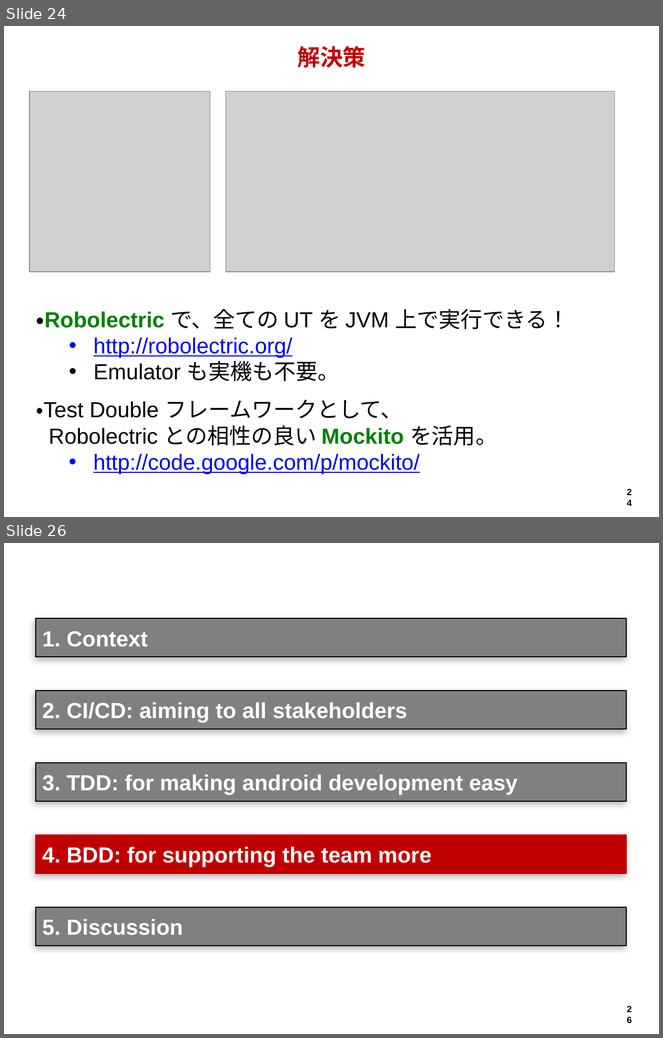
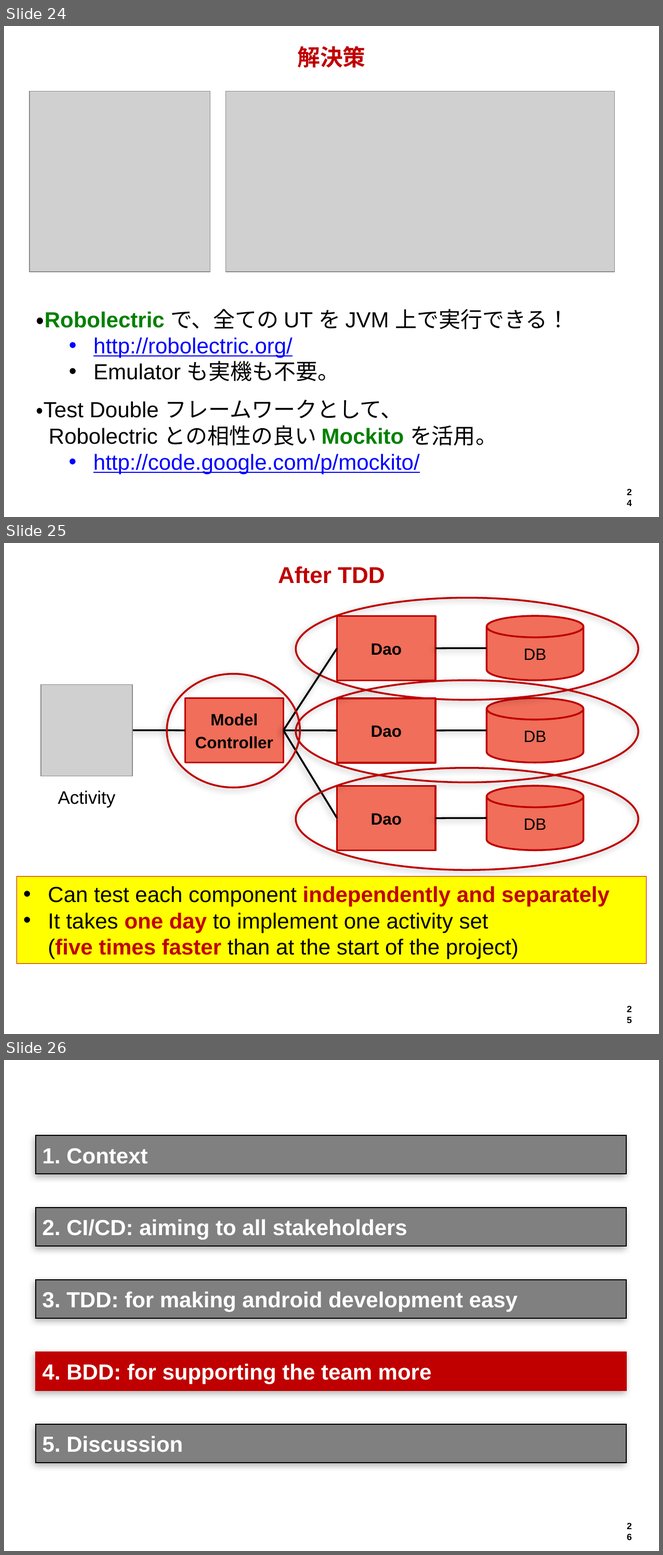
Before and after one commit to hageyahhoo/agile2014, a slide deck: presentations/TechnologyDrivenDevelopment.pptx. Shown one above the other, each under a label of ours: slides 24 and 26 before the commit, slides 24, 25 and 26 after it; the slides between them are not shown. The pictures are 663x1038 and 663x1555 pixels, drawn with LibreOffice and Linux fonts; fonts in the diff are those of the drawing; grey boxes stand for pictures; background and template pictures are left out. Boxes give left, top, right and bottom in pixels: in the first picture for what was removed or moved away, otherwise in the second. Text is boxed around its words. In the diff, an @@ line names an element or a change of style, - is before the commit and + after.

```diff
--- a/presentations/TechnologyDrivenDevelopment.pptx
+++ b/presentations/TechnologyDrivenDevelopment.pptx
@@ slide 25 added at (4,543,659,1034), background #FFFFFF; not listed: 1 template element that a slide beside it also shows @@
@@ title added at (278,566,385,584), 25.2 pt, text #C00000, bold @@
+After TDD
@@ ellipse added at (296,598,638,700), outline #C00000 2 pt @@
@@ rectangle added at (337,616,435,681), fill #F06E5A, outline #BF0000 2 pt, 18 pt, text #000000, bold @@
+Dao
@@ cylinder added at (487,616,584,680), fill #F06E5A, outline #BF0000 2 pt, 18 pt, text #000000 @@
+DB
@@ line added from (337, 649) to (284, 730), #000000 2 pt @@
@@ line added from (487, 649) to (436, 649), #000000 2 pt @@
@@ ellipse added at (167,674,300,788), outline #C00000 2 pt @@
@@ ellipse added at (296,681,638,783), outline #C00000 2 pt @@
@@ picture added at (41,684,132,776) @@
@@ rectangle added at (185,698,283,762), fill #F06E5A, outline #BF0000 2 pt, 18 pt, text #000000, bold @@
+Model
+Controller
@@ rectangle added at (337,698,435,762), fill #F06E5A, outline #BF0000 2 pt, 18 pt, text #000000, bold @@
+Dao
@@ cylinder added at (487,698,584,762), fill #F06E5A, outline #BF0000 2 pt, 18 pt, text #000000 @@
+DB
@@ line added from (132, 730) to (185, 730), #000000 2 pt @@
@@ line added from (284, 730) to (337, 730), #000000 2 pt @@
@@ line added from (337, 818) to (284, 730), #000000 2 pt @@
@@ line added from (436, 730) to (487, 730), #000000 2 pt @@
@@ ellipse added at (296,768,638,871), outline #C00000 2 pt @@
@@ text added at (58,791,116,808), 20 pt, text #000000 @@
+Activity
@@ rectangle added at (337,786,435,850), fill #F06E5A, outline #BF0000 2 pt, 18 pt, text #000000, bold @@
+Dao
@@ cylinder added at (487,786,584,850), fill #F06E5A, outline #BF0000 2 pt, 18 pt, text #000000 @@
+DB
@@ line added from (487, 818) to (436, 818), #000000 2 pt @@
@@ rectangle added at (17,876,647,964), fill #FFFF00, outline #C00000 0.75 pt, 24 pt, text #000000 @@
+• Can test each component independently and separately
+• It takes one day to implement one activity set
+  (five times faster than at the start of the project)
```
Also in this commit, not shown: 1 slide removed, 2 other files.
